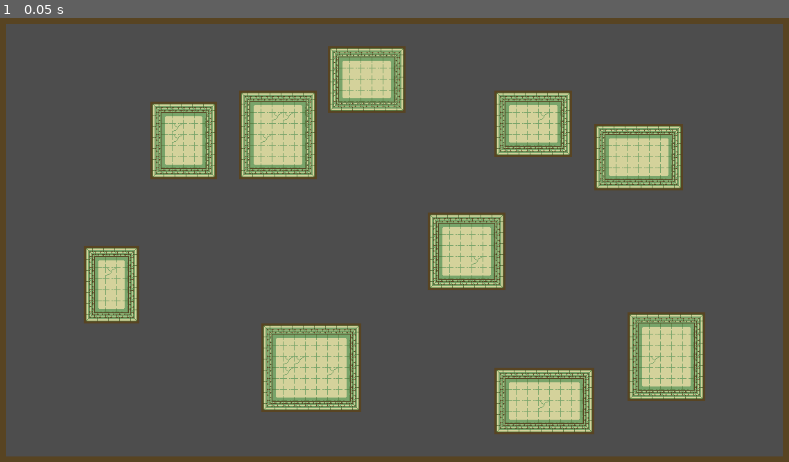
Above: before the commit, frame 1.
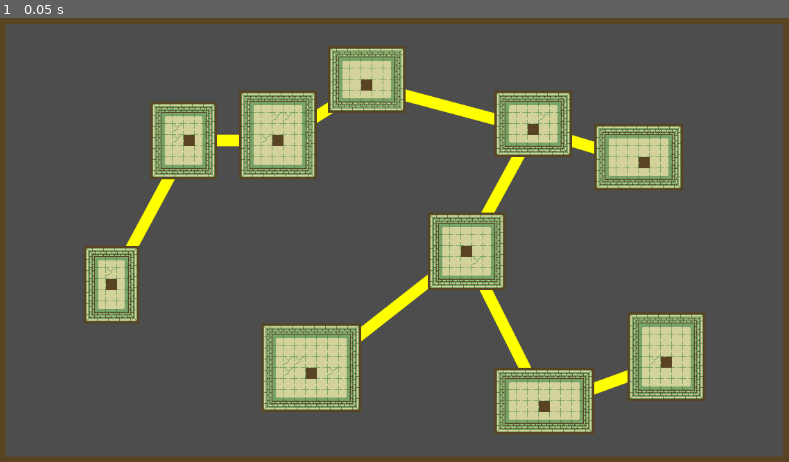
Above: after the commit, the same moment.

Repository: JYiuDev/Godot_ProcGen_Study
Game: Godot game, scene res://2D_RoomFirst_DungeonGen/room_first_dungeon_gen.tscn
Two runs of this game, one before a commit and one after it. Both use one fixed random seed, a clock stepped at 60 frames per second and the inputs below. This scene is started directly instead of the project's main scene.
Inputs:
- Up to frame 1 (0.05 s): no input

The runs differ from the first frame. In frame 1, 2.1% of the frame differs, in the area x 13-86%, y 13-89%.

Commit message:
path setup

Diff:
--- a/2D_RoomFirst_DungeonGen/Scripts/RoomFirstGenerator.gd
+++ b/2D_RoomFirst_DungeonGen/Scripts/RoomFirstGenerator.gd
@@ -1,9 +1,9 @@
-extends Node
+extends Node2D
 
 var boundry: Rect2i = Rect2i(-1,-1,70,39)
 var dummy_tile: Vector2 = Vector2(0, 3)
 var grid_tile: Vector2i = Vector2(9, 6)
-var room_list: Array[Rect2i]
+var room_list: Array[Rect2]
 
 var room_attempts: int = 10 #maximum amount of times to try and create a room when the previous did not fit
 
@@ -12,6 +12,8 @@
 @export var max_room_size: int = 10
 @export var min_room_seperation: int = 1
 @onready var tilemap :TileMap = $TileMap
+
+var path:AStar2D = AStar2D.new()
 
 # Called when the node enters the scene tree for the first time.
 func _ready():
@@ -22,6 +24,7 @@
 	#print(test_intersect.intersects(Rect2i(3,3,5,5)))
 	#make_room(Rect2i(boundry.position.x + boundry.size.x - 1,1,2,1))
 	generate_rooms(room_count)
+	create_MSP()
 
 func _input(event):
 	if event.is_action_pressed("ui_accept"):
@@ -38,7 +41,7 @@
 		for y in range(top_left.y, (top_left.y + boundry.size.y + 2), boundry.size.y + 1):
 			tilemap.set_cell(0, Vector2(x,y), 0, dummy_tile)
 
-func make_room(parameter: Rect2i):
+func make_room(parameter: Rect2):
 	var pos: Vector2i = parameter.position
 	var size: Vector2i = parameter.size
 	var room_cells: Array[Vector2i]
@@ -62,14 +65,14 @@
 
 func generate_rooms(count: int):
 	room_list.clear()
-	var room_size: Vector2i
-	var room_pos:  Vector2i
+	var room_size: Vector2
+	var room_pos:  Vector2
 
 	for i in count:
 		var valid_space: bool = false
 		var attempt_count: int = room_attempts
 		while !valid_space && (attempt_count > 0):
-			room_size = Vector2i(randi_range(min_room_size, max_room_size), randi_range(min_room_size, max_room_size))
+			room_size = Vector2(randi_range(min_room_size, max_room_size), randi_range(min_room_size, max_room_size))
 			#Randomize the position(top right) of the room according to roomsize, make sure full room can be contained within boundry
 			room_pos.x = randi_range(boundry.position.x + 1, boundry.position.x + boundry.size.x + 1 - room_size.x)
 			room_pos.y = randi_range(boundry.position.y + 1, boundry.position.y + boundry.size.y + 1 - room_size.y)
@@ -78,8 +81,8 @@
 				valid_space = true
 			else:
 				var overlap: = false
-				for room: Rect2i in room_list:
-					var check_area: Rect2i = Rect2i(room_pos,room_size).grow(min_room_seperation)
+				for room: Rect2 in room_list:
+					var check_area: Rect2 = Rect2(room_pos,room_size).grow(min_room_seperation)
 					if check_area.intersects(room):
 						overlap = true
 				if !overlap:
@@ -88,5 +91,45 @@
 			attempt_count -= 1
 
 		if valid_space:
-			make_room(Rect2i(room_pos,room_size))
+			make_room(Rect2(room_pos,room_size))
 	print("room count: ", room_count)
+
+func create_MSP():
+	var room_positions: Array[Vector2]
+	for room in room_list:
+		room_positions.append(room.get_center())
+		tilemap.set_cell(0, room.get_center(), 0, dummy_tile)
+
+	path.add_point(path.get_available_point_id(), room_positions.pop_front())
+
+	while !room_positions.is_empty():
+		var min_distance: float = INF
+		var current_poiont: Vector2
+		var min_dist_point: Vector2
+		for id in path.get_point_count():
+			var point1:Vector2 = path.get_point_position(id)
+			for point2:Vector2 in room_positions:
+				var dist: float = point1.distance_to(point2)
+				if dist < min_distance:
+					min_distance = dist
+					current_poiont = point1
+					min_dist_point = point2
+		var new_id = path.get_available_point_id()
+		path.add_point(new_id, min_dist_point)
+		path.connect_points(path.get_closest_point(current_poiont), new_id)
+		room_positions.erase(min_dist_point)
+
+func _draw():
+	for room in room_list:
+		var room_pos:Vector2 = room.get_center()
+
+	if path:
+		#for p in path.get_points():
+		for id in path.get_point_count():
+			for c in path.get_point_connections(id):
+				var pp = path.get_point_position(id)
+				pp = tilemap.map_to_local(pp)
+				var cp = path.get_point_position(c)
+				cp = tilemap.map_to_local(cp)
+				draw_line(Vector2(pp.x, pp.y),Vector2(cp.x, cp.y),Color(1, 1, 0, 1), 15, true)
+		print(path.get_point_count())
